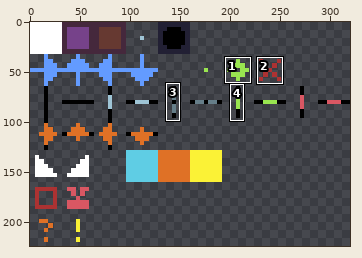
Sprite sheet, stored at src/client/atlases/map/map_general.png. The first picture is a wide view before the edit; the outline marks the close-up.
Close-up. First the earlier version:
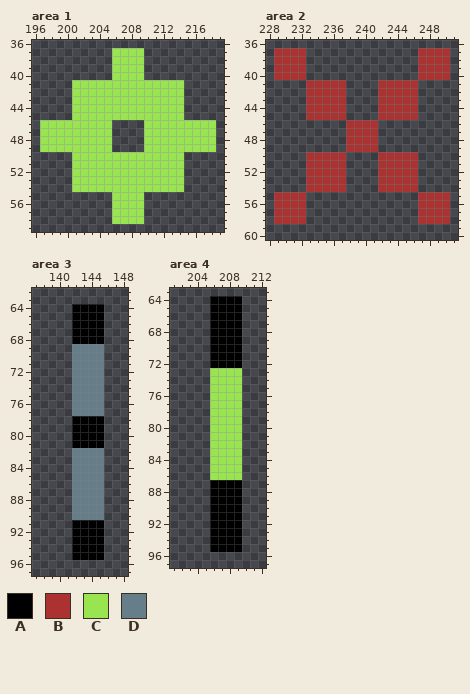
The file is 320x224 pixels. Pixels under 10% opacity are left out. Colours within 5 levels of each other are drawn and written as one. Shown: area 1: x 196..219, y 36..59; area 2: x 228..251, y 36..60; area 3: x 137..148, y 62..97; area 4: x 201..212, y 63..97. The commit also changed other parts of the picture, which this record leaves out.
Palette (. is transparent): A #000000  B #ac3232  C #99e550  D #667e89
Pixels before, area 1, first column x 197:
37 .........CCCC.........
38 .........CCCC.........
39 .........CCCC.........
40 .........CCCC.........
41 ....CCCCCCCCCCCCCC....
42 ....CCCCCCCCCCCCCC....
43 ....CCCCCCCCCCCCCC....
44 ....CCCCCCCCCCCCCC....
45 ....CCCCCCCCCCCCCC....
46 CCCCCCCCC....CCCCCCCCC
47 CCCCCCCCC....CCCCCCCCC
48 CCCCCCCCC....CCCCCCCCC
49 CCCCCCCCC....CCCCCCCCC
50 ....CCCCCCCCCCCCCC....
51 ....CCCCCCCCCCCCCC....
52 ....CCCCCCCCCCCCCC....
53 ....CCCCCCCCCCCCCC....
54 ....CCCCCCCCCCCCCC....
55 .........CCCC.........
56 .........CCCC.........
57 .........CCCC.........
58 .........CCCC.........
Pixels before, area 2, first column x 229:
37 BBBB..............BBBB
38 BBBB..............BBBB
39 BBBB..............BBBB
40 BBBB..............BBBB
41 ....BBBBB....BBBBB....
42 ....BBBBB....BBBBB....
43 ....BBBBB....BBBBB....
44 ....BBBBB....BBBBB....
45 ....BBBBB....BBBBB....
46 .........BBBB.........
47 .........BBBB.........
48 .........BBBB.........
49 .........BBBB.........
50 ....BBBBB....BBBBB....
51 ....BBBBB....BBBBB....
52 ....BBBBB....BBBBB....
53 ....BBBBB....BBBBB....
54 ....BBBBB....BBBBB....
55 BBBB..............BBBB
56 BBBB..............BBBB
57 BBBB..............BBBB
58 BBBB..............BBBB
Pixels before, area 3, first column x 142:
64 AAAA
65 AAAA
66 AAAA
67 AAAA
68 AAAA
69 DDDD
70 DDDD
71 DDDD
72 DDDD
73 DDDD
74 DDDD
75 DDDD
76 DDDD
77 DDDD
78 AAAA
79 AAAA
80 AAAA
81 AAAA
82 DDDD
83 DDDD
84 DDDD
85 DDDD
86 DDDD
87 DDDD
88 DDDD
89 DDDD
90 DDDD
91 AAAA
92 AAAA
93 AAAA
94 AAAA
95 AAAA
Pixels before, area 4, first column x 206:
64 AAAA
65 AAAA
66 AAAA
67 AAAA
68 AAAA
69 AAAA
70 AAAA
71 AAAA
72 AAAA
73 CCCC
74 CCCC
75 CCCC
76 CCCC
77 CCCC
78 CCCC
79 CCCC
80 CCCC
81 CCCC
82 CCCC
83 CCCC
84 CCCC
85 CCCC
86 CCCC
87 AAAA
88 AAAA
89 AAAA
90 AAAA
91 AAAA
92 AAAA
93 AAAA
94 AAAA
95 AAAA
New version:
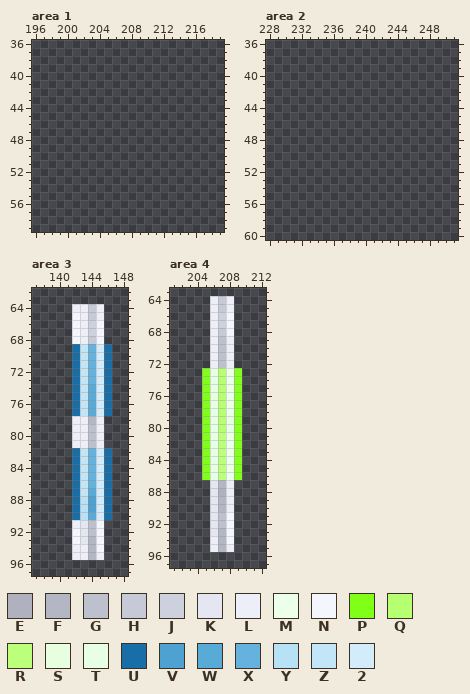
Colours new in this view: E #afb2be  F #b3b7c4  G #bdc0cd  H #c6c9d6  J #cdd0dd  K #e4e7f2  L #edeff8  M #ebffea  N #f4f6fe  P #80ff17  Q #b6ff70  R #bbff7a  S #e7ffde  T #e7ffe4  U #186ea7  V #4ea2d2  W #58abd7  X #64b2dd  Y #b7e1f5  Z #c2e5f8  2 #d2ecfb
The edit:
Area 1:
y 37..40: x 206..209 CCCC -> ....
y 41..45: x 201..214 CCCCCCCCCCCCCC -> ..............
y 46..49: x 197..205 CCCCCCCCC -> .........; x 210..218 CCCCCCCCC -> .........
y 50..54: x 201..214 CCCCCCCCCCCCCC -> ..............
y 55..58: x 206..209 CCCC -> ....
Area 2:
y 37..40: x 229..232 BBBB -> ....; x 247..250 BBBB -> ....
y 41..45: x 233..237 BBBBB -> .....; x 242..246 BBBBB -> .....
y 46..49: x 238..241 BBBB -> ....
y 50..54: x 233..237 BBBBB -> .....; x 242..246 BBBBB -> .....
y 55..58: x 229..232 BBBB -> ....; x 247..250 BBBB -> ....
Area 3:
y 64: x 142..145 AAAA -> LLHL
y 65: x 142..145 AAAA -> NLHL
y 66..67: x 142..145 AAAA -> NLJN
y 68: x 142..145 AAAA -> NLHN
y 69..73: x 142..146 DDDD. -> UZX2U
y 74..77: x 142..146 DDDD. -> UZW2U
y 78: x 142..145 AAAA -> LLFL
y 79..81: x 142..145 AAAA -> LLGL
y 82..86: x 142..146 DDDD. -> UZX2U
y 87: x 142..146 DDDD. -> UZW2U
y 88..89: x 142..146 DDDD. -> UYV2U
y 90: x 142..146 DDDD. -> UYW2U
y 91: x 142..145 AAAA -> LKGN
y 92: x 142..145 AAAA -> NKGN
y 93: x 142..145 AAAA -> NKFN
y 94: x 142..145 AAAA -> LLFN
y 95: x 142..145 AAAA -> LLFL
Area 4:
y 64..65: x 206..209 AAAA -> LHL.
y 66..67: x 206..209 AAAA -> LJN.
y 68: x 206..209 AAAA -> LHN.
y 69..72: x 206..209 AAAA -> LGL.
y 73..75: x 205..209 .CCCC -> PTQMP
y 76: x 205..209 .CCCC -> PSQMP
y 77..78: x 205..209 .CCCC -> PTQMP
y 79..80: x 205..209 .CCCC -> PTQTP
y 81..86: x 205..209 .CCCC -> PTRMP
y 87: x 206..209 AAAA -> KFL.
y 88: x 206..209 AAAA -> KEL.
y 89..90: x 206..209 AAAA -> KFL.
y 91..92: x 206..209 AAAA -> KGN.
y 93: x 206..209 AAAA -> KFN.
y 94: x 206..209 AAAA -> LFN.
y 95: x 206..209 AAAA -> LFL.
Where, in picture pixels (left, top, right, bottom), the same in both close-ups:
erased: (40, 48, 216, 224)
erased: (274, 48, 450, 224)
changed: (72, 304, 112, 560)
changed: (202, 296, 242, 552)
